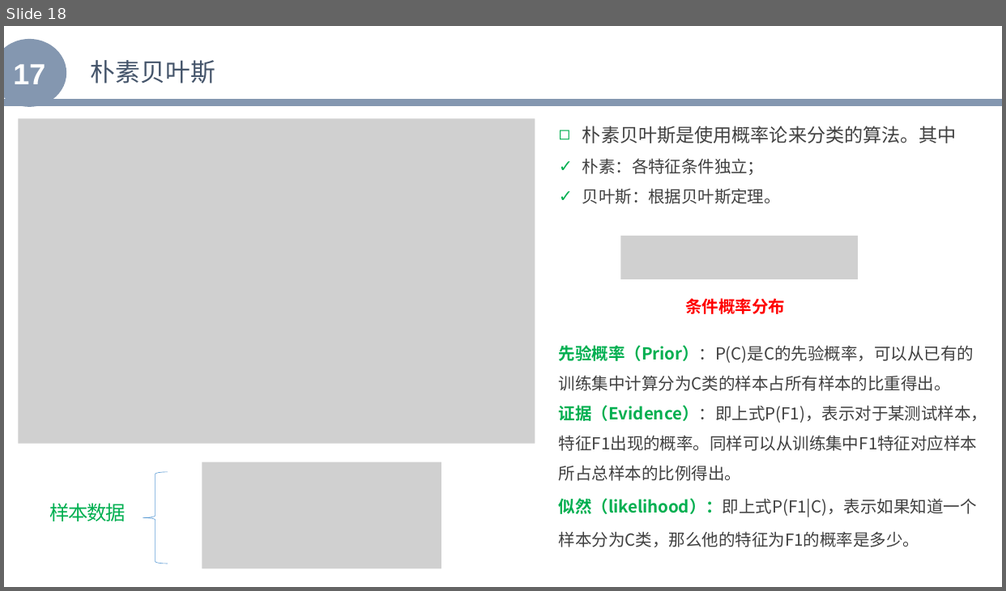
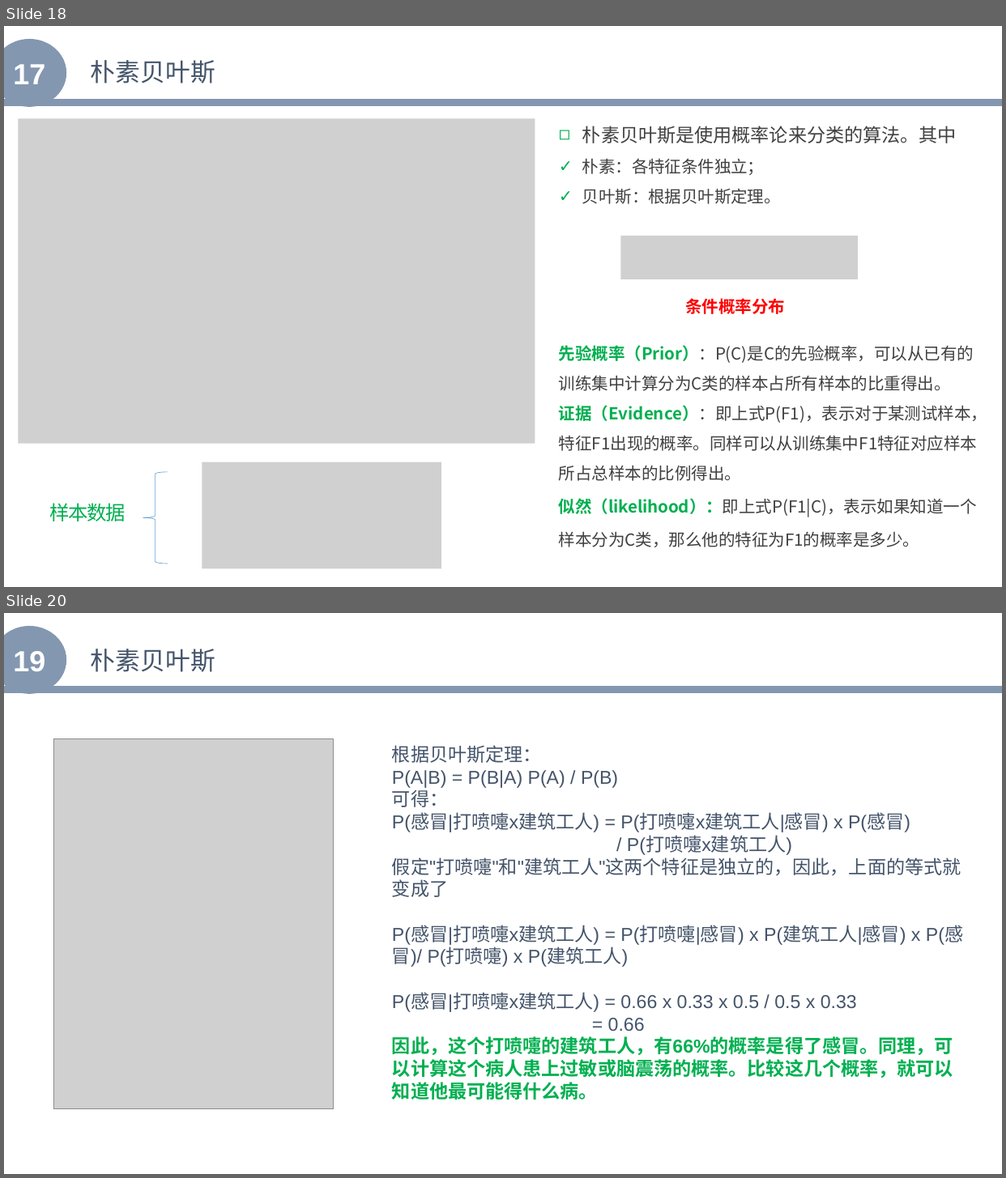
Before and after one commit to zhenglibins/python, a slide deck: python资料/Python与机器学习入门.pptx. Shown one above the other, each under a label of ours: slide 18 before the commit, slides 18 and 20 after it; the slides between them are not shown. The pictures are 1006x591 and 1006x1178 pixels, drawn with LibreOffice and Linux fonts; fonts in the diff are those of the drawing; grey boxes stand for pictures. Boxes give left, top, right and bottom in pixels: in the first picture for what was removed or moved away, otherwise in the second. Text is boxed around its words. In the diff, an @@ line names an element or a change of style, - is before the commit and + after.

```diff
--- a/python资料/Python与机器学习入门.pptx
+++ b/python资料/Python与机器学习入门.pptx
@@ slide 20 added at <box>4,613,1002,1174</box>, background #FFFFFF @@
@@ ellipse added at <box>4,626,66,694</box>, fill #8497B0, 28 pt, text #FFFFFF, bold @@
+19
@@ text added at <box>91,649,215,672</box>, 24 pt, text #44546A @@
+朴素贝叶斯
@@ line added from (4, 689) to (1002, 689), #8497B0 7 pt @@
@@ picture added at <box>53,739,334,1110</box> @@
@@ text added at <box>392,745,963,1100</box>, 18 pt, text #44546A @@
+根据贝叶斯定理：
+P(A|B) = P(B|A) P(A) / P(B)
+可得：
+P(感冒|打喷嚏x建筑工人) = P(打喷嚏x建筑工人|感冒) x P(感冒)
+/ P(打喷嚏x建筑工人)
+假定"打喷嚏"和"建筑工人"这两个特征是独立的，因此，上面的等式就变成了
+P(感冒|打喷嚏x建筑工人) = P(打喷嚏|感冒) x P(建筑工人|感冒) x P(感冒)/ P(打喷嚏) x P(建筑工人)
+P(感冒|打喷嚏x建筑工人) = 0.66 x 0.33 x 0.5 / 0.5 x 0.33
+= 0.66
+因此，这个打喷嚏的建筑工人，有66%的概率是得了感冒。同理，可以计算这个病人患上过敏或脑震荡的概率。比较这几个概率，就可以知道他最可能得什么病。
```
Also in this commit, not shown: 2 slides changed, 6 other slides added, 2 slides removed, 2 other files.
